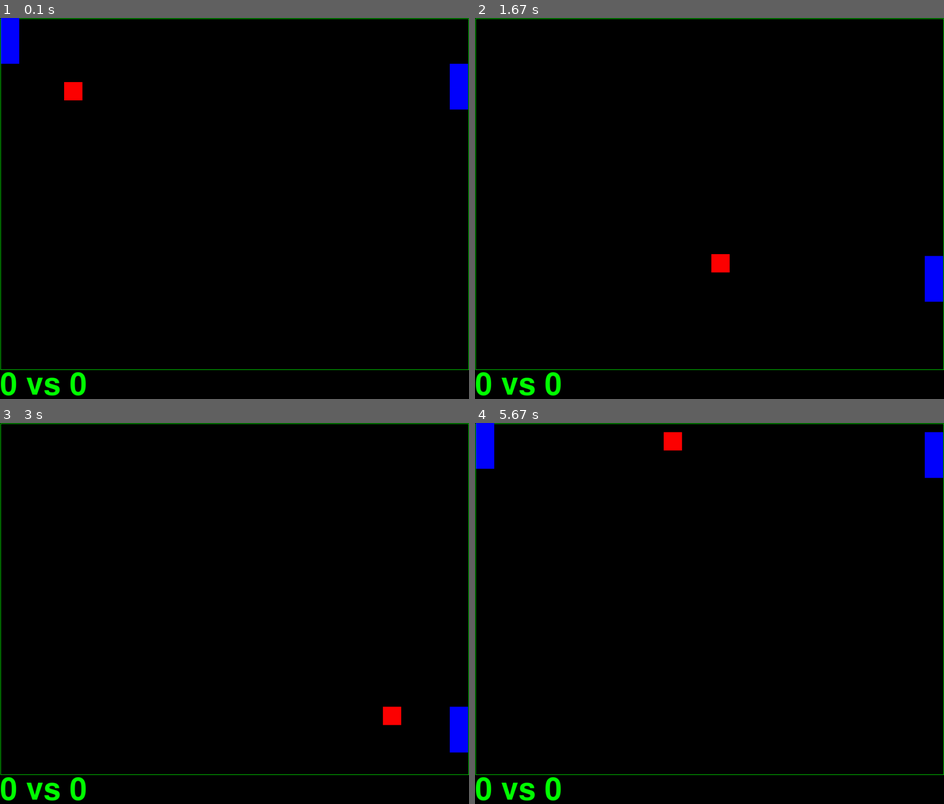
Above: before the commit, frames 1-4 (two rows, left to right).
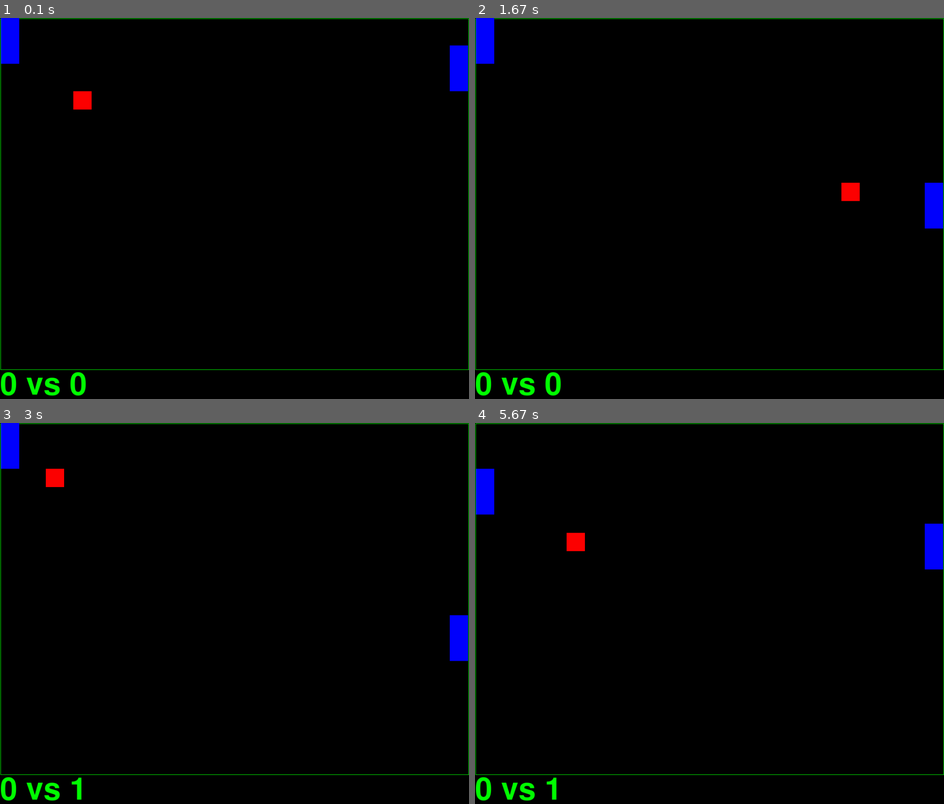
Above: after the commit, the same moments.

Repository: dmateos/glexperiments
Game: pygame game, started from pygame_pong/main.py
Two runs of this game, one before a commit and one after it. Both use one fixed random seed, a clock stepped at 60 frames per second and the inputs below.
Inputs:
- Up to frame 1 (0.1 s): no input
- Up to frame 2 (1.67 s): hold Up 0.33-0.8 s; hold Down 0.83-1.3 s; hold Up from 1.33 s (still down)
- Up to frame 3 (3 s): release Up at 1.7 s; hold Down 1.73-2.1 s; hold Up 2.13-2.43 s; hold Down 2.47-2.77 s; hold Up from 2.8 s (still down)
- Up to frame 4 (5.67 s): release Up at 3.17 s; hold Down 3.2-3.57 s; hold Up 3.6-3.9 s; hold Down 3.93-4.23 s; hold Up 4.27-4.63 s; hold Down 4.67-5.03 s; hold Up 5.07-5.37 s; hold Down from 5.4 s (still down)

The runs differ from the first frame. In frame 1, 0.7% of the frame differs, in the area x 13-100%, y 7-25%; in frame 2, 1.8%; in frame 3, 2.0%; in frame 4, 2.5%, in the area x 0-100%, y 0-100%.

Commit message:
fps stuff

Diff:
--- a/pygame_pong/main.py
+++ b/pygame_pong/main.py
@@ -9,7 +9,7 @@
 USER_COLOR = (0, 0, 255)
 COMPUTER_COLOR = (0, 0, 255)
 BACKGROUND_COLOR = (0, 0, 0)
-BALL_SPEED = 4
+BALL_SPEED = 10
 
 
 class Paddle(pygame.sprite.Sprite):
@@ -32,7 +32,8 @@
             self.rect.y -= 10
 
     def move(self, offset: int) -> None:
-        self.rect.y += offset
+        if self.rect.y + offset <= FIELD_SIZE[1] and self.rect.y + offset >= 0:
+            self.rect.y += offset
 
 
 class Ball(pygame.sprite.Sprite):
@@ -97,7 +98,7 @@
     def __init__(self):
         self.display = pygame.display.set_mode(SCREEN_SIZE)
         self.display_surface = pygame.display.get_surface()
-        self.display_rect = pygame.Rect(0, 0, 1024, 768)
+        self.display_rect = pygame.Rect(0, 0, FIELD_SIZE[0], FIELD_SIZE[1])
         self.sprite_list = pygame.sprite.RenderPlain()
 
         self.ball = Ball()
@@ -143,6 +144,7 @@
 if __name__ == "__main__":
     pygame.init()
     screen = Screen()
+    fps = pygame.time.Clock()
 
     while True:
         for event in pygame.event.get():
@@ -152,3 +154,5 @@
                 screen.handle_user_event(event.key)
 
         screen.update()
+        fps.tick(60)
+        print(fps.get_fps())
